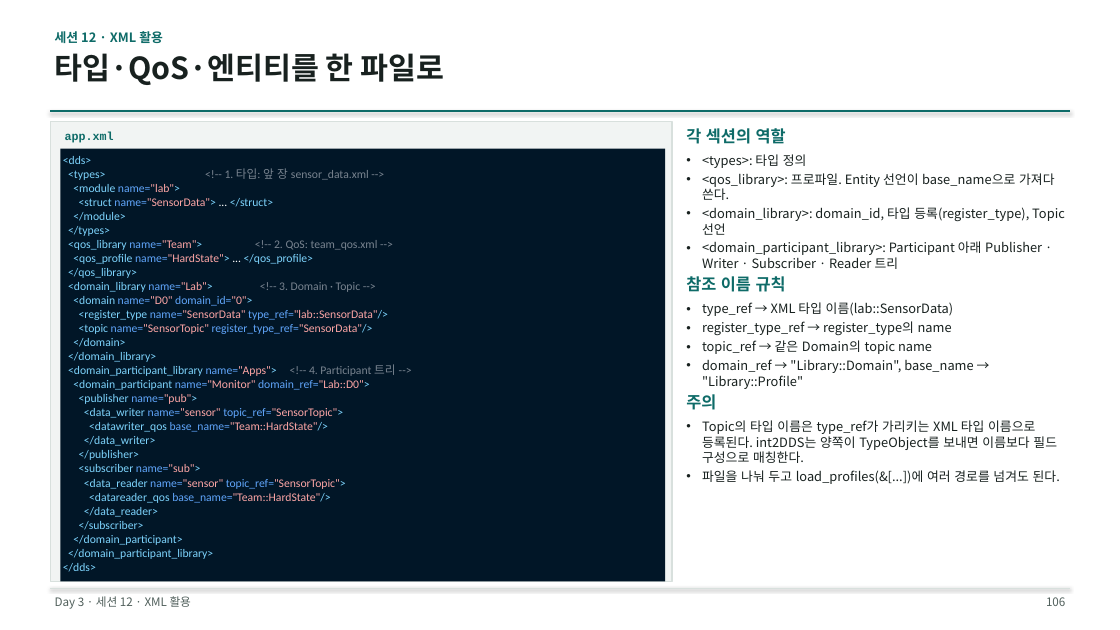
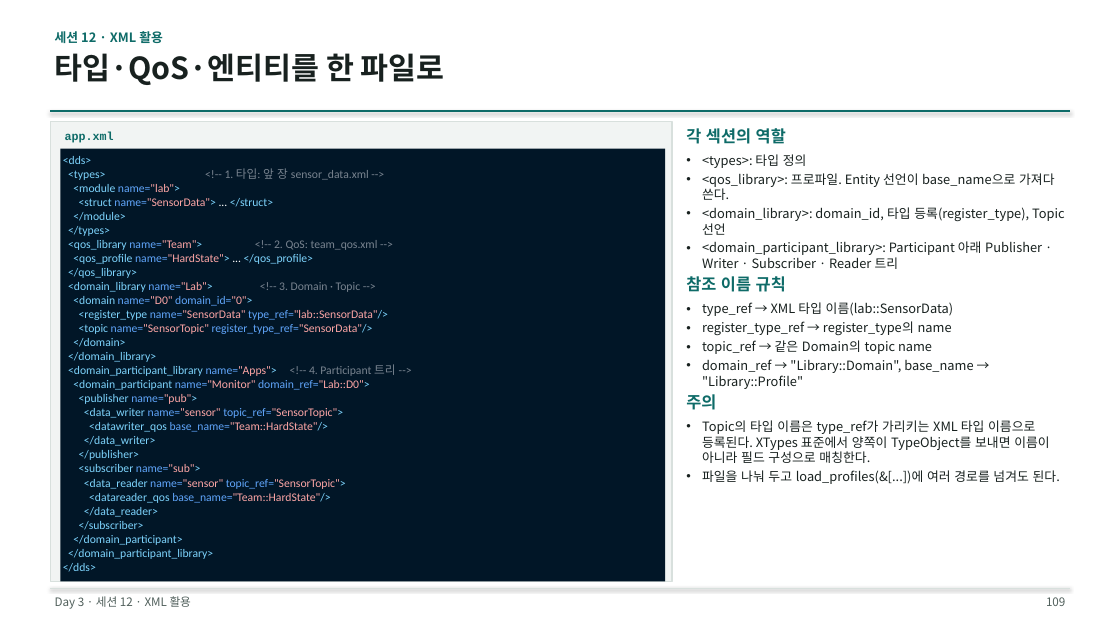
Before and after one commit to IntellectusCorp/int2DDS-lecture, a slide deck: slide 109 of int2dds-lecture-for-beginner.pptx (slide 106 before the commit). Drawn at 1120x630 pixels with LibreOffice and Linux fonts; fonts in the diff are those of the drawing. Boxes give left, top, right and bottom in pixels: in the first picture for what was removed or moved away, otherwise in the second. Text is boxed around its words. In the diff, an @@ line names an element or a change of style, - is before the commit and + after.

```diff
--- a/int2dds-lecture-for-beginner.pptx
+++ b/int2dds-lecture-for-beginner.pptx
@@ text at (702, 420, 1049, 463): text changed @@
-• Topic의 타입 이름은 type_ref가 가리키는 XML 타입 이름으로 등록된다. int2DDS는 양쪽이 TypeObject를 보내면 이름보다 필드 구성으로 매칭한다.
+• Topic의 타입 이름은 type_ref가 가리키는 XML 타입 이름으로 등록된다. XTypes 표준에서 양쪽이 TypeObject를 보내면 이름이 아니라 필드 구성으로 매칭한다.
```
Also in this commit, not shown: 9 other slides changed, 4 slides added, 43 other files.
